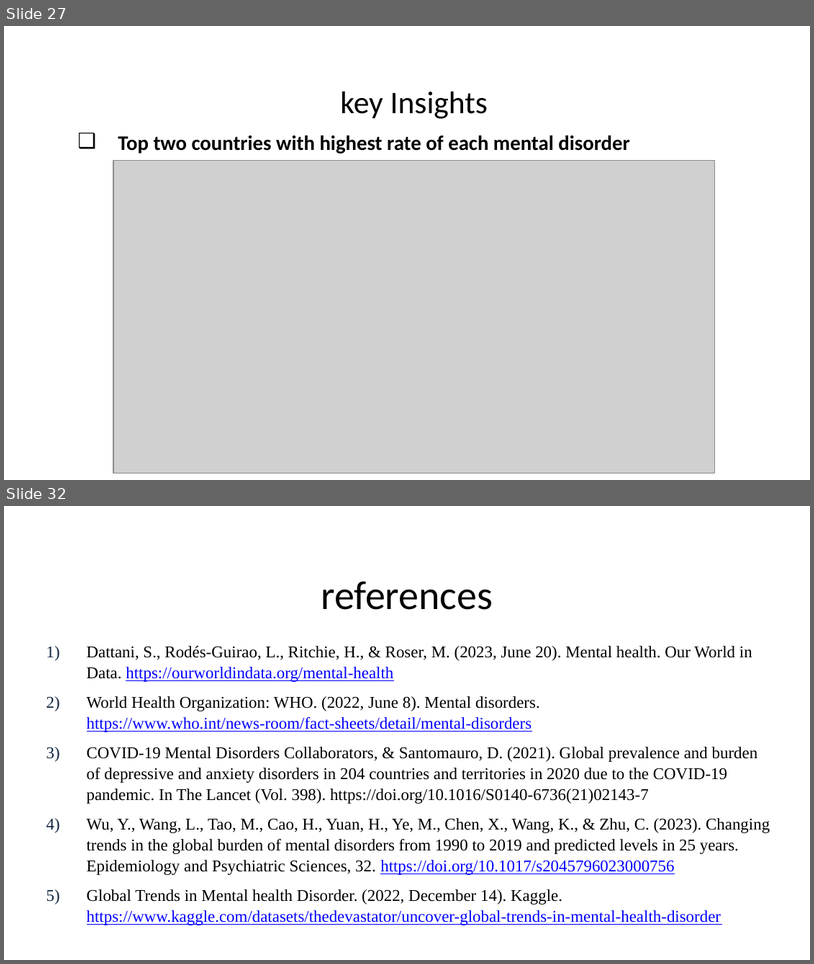
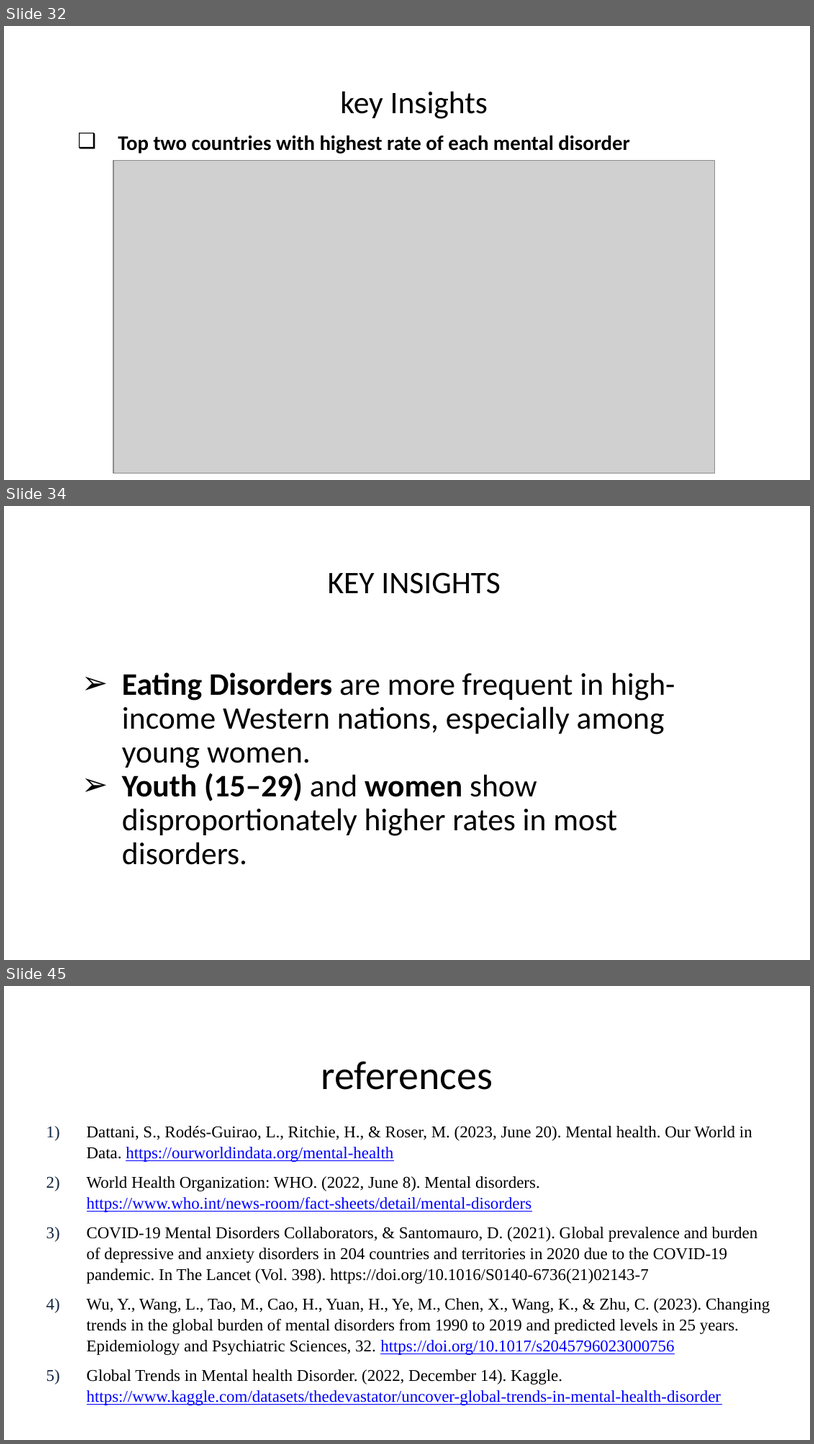
Before and after one commit to Sridhar-MSinDS/Health-Information-Technology-750, a slide deck: FinalPresentation_Team3_HIT750.pptx. Shown one above the other, each under a label of ours: slides 27 and 32 before the commit, slides 32, 34 and 45 after it; the slides between them are not shown. The pictures are 814x964 and 814x1444 pixels, drawn with LibreOffice and Linux fonts; fonts in the diff are those of the drawing; grey boxes stand for pictures; background and template pictures are left out. Boxes give left, top, right and bottom in pixels: in the first picture for what was removed or moved away, otherwise in the second. Text is boxed around its words. In the diff, an @@ line names an element or a change of style, - is before the commit and + after.

```diff
--- a/FinalPresentation_Team3_HIT750.pptx
+++ b/FinalPresentation_Team3_HIT750.pptx
@@ slide 34 added at bbox=[4, 506, 810, 960], background #FFFFFF @@
@@ text added at bbox=[328, 572, 501, 594], 28 pt, text #000000 @@
+KEY INSIGHTS
@@ text added at bbox=[122, 672, 675, 865], 28 pt, text #000000 @@
+➢ Eating Disorders are more frequent in high-income Western nations, especially among young women.
+➢ Youth (15–29) and women show disproportionately higher rates in most disorders.
@@ what was slide 27 is now slide 32 @@
@@ what was slide 32 is now slide 45 @@
```
Also in this commit, not shown: 3 slides changed, 17 other slides added, 5 slides removed.
